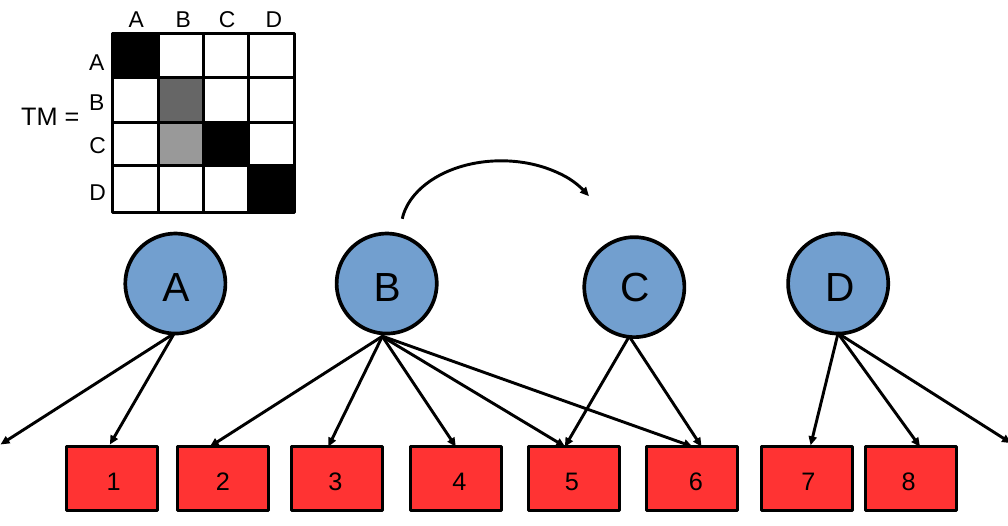
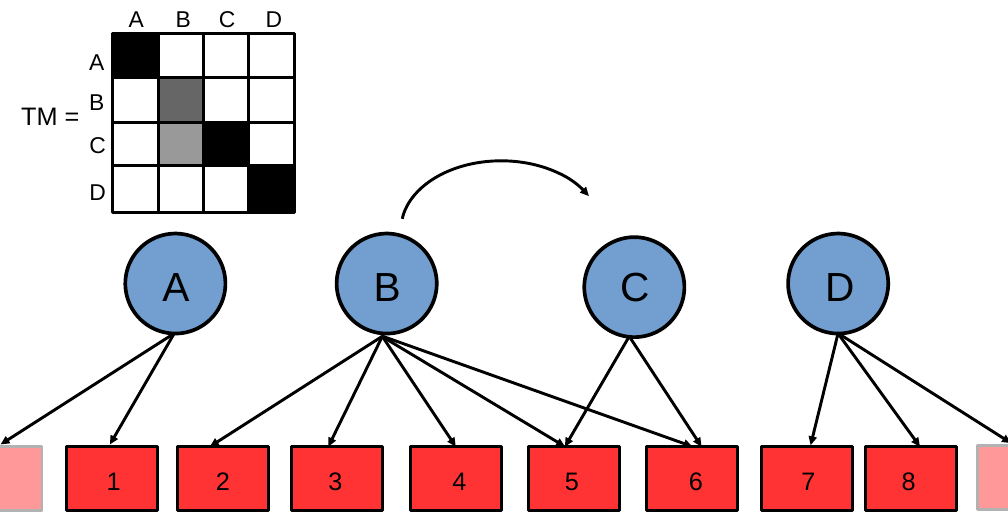
Before and after one commit to dschlauch/workspace, a slide deck: slide 1 of Dissertate-Harvard-LaTeX/transition_slide_1.odp. Drawn at 1008x526 pixels with LibreOffice and Linux fonts; fonts in the diff are those of the drawing. Boxes give left, top, right and bottom in pixels: in the first picture for what was removed or moved away, otherwise in the second. Text is boxed around its words. In the diff, an @@ line names an element or a change of style, - is before the commit and + after.

```diff
--- a/Dissertate-Harvard-LaTeX/transition_slide_1.odp
+++ b/Dissertate-Harvard-LaTeX/transition_slide_1.odp
@@ rectangle added at bbox=[0, 446, 41, 510], fill #FF9999, outline #B2B2B2 2.3 pt @@
@@ rectangle added at bbox=[978, 445, 1008, 509], fill #FF9999, outline #B2B2B2 2.3 pt @@
```
Also in this commit, not shown: 12 other files.
